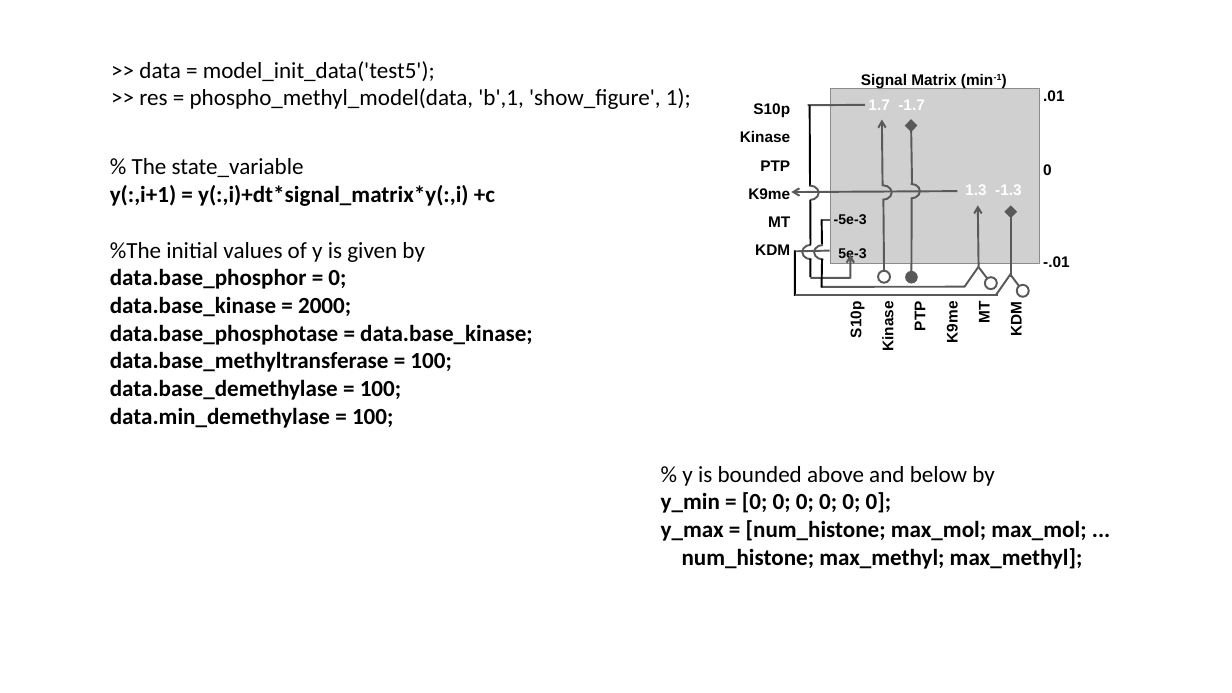
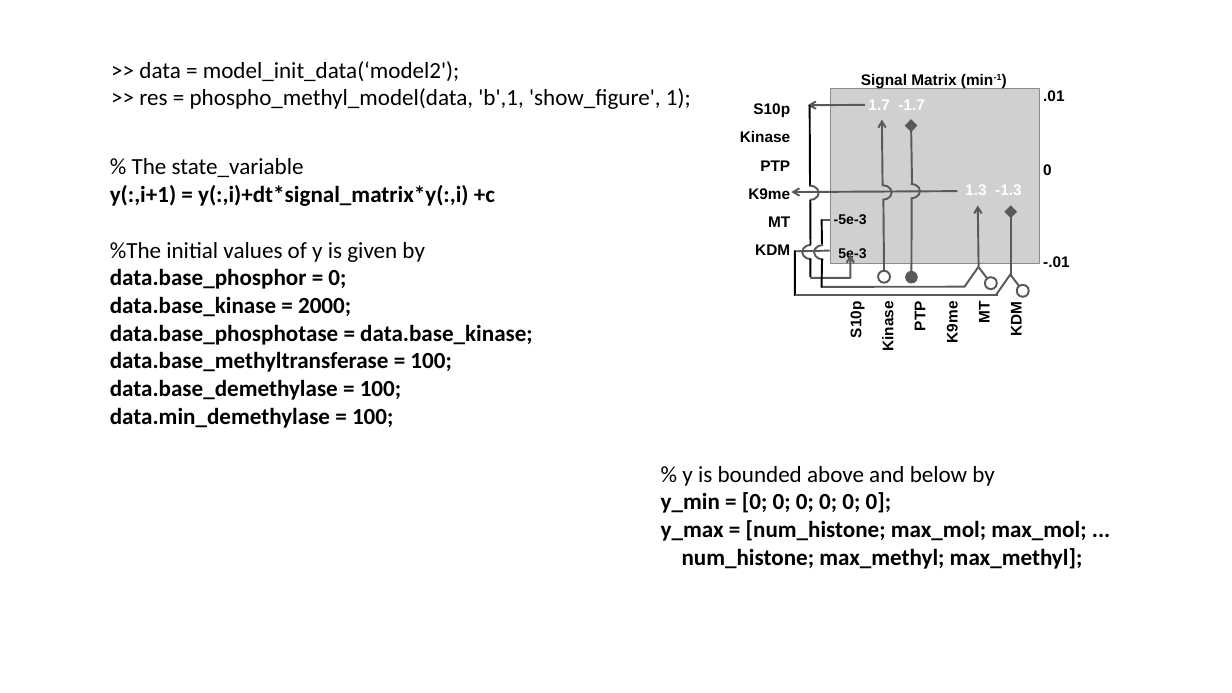
Before and after one commit to lu6007/fluocell, a slide deck: slide 2 of app/model/result_0211_2017.pptx. Drawn at 1232x693 pixels with LibreOffice and Linux fonts; fonts in the diff are those of the drawing; grey boxes stand for pictures. Boxes give left, top, right and bottom in pixels: in the first picture for what was removed or moved away, otherwise in the second. Text is boxed around its words. In the diff, an @@ line names an element or a change of style, - is before the commit and + after.

```diff
--- a/app/model/result_0211_2017.pptx
+++ b/app/model/result_0211_2017.pptx
@@ text at (x1=139, y1=61, x2=460, y2=81): text changed @@
->> data = model_init_data('test5');
+>> data = model_init_data(‘model2');
@@ line (865, 104) - (808, 105): line to arrow @@
```
Also in this commit, not shown: 2 other slides changed, 1 slide added, 29 other files.
